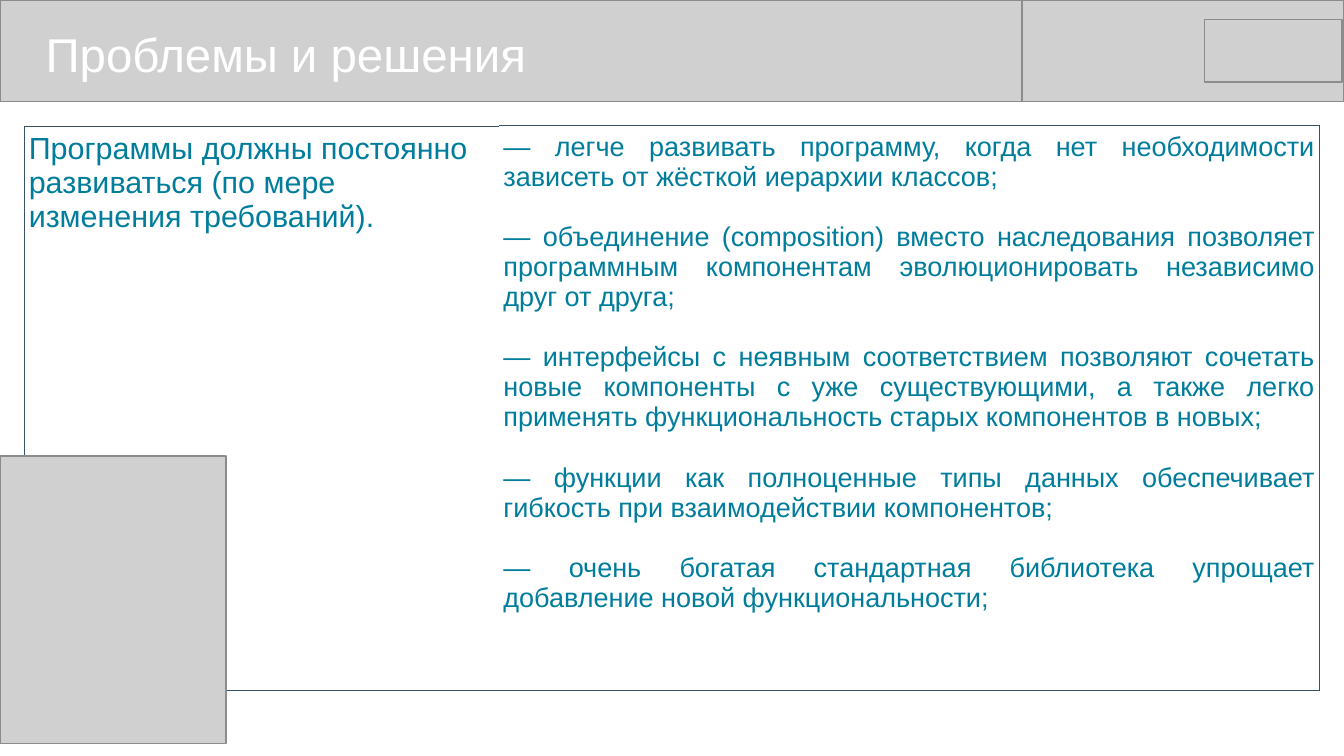
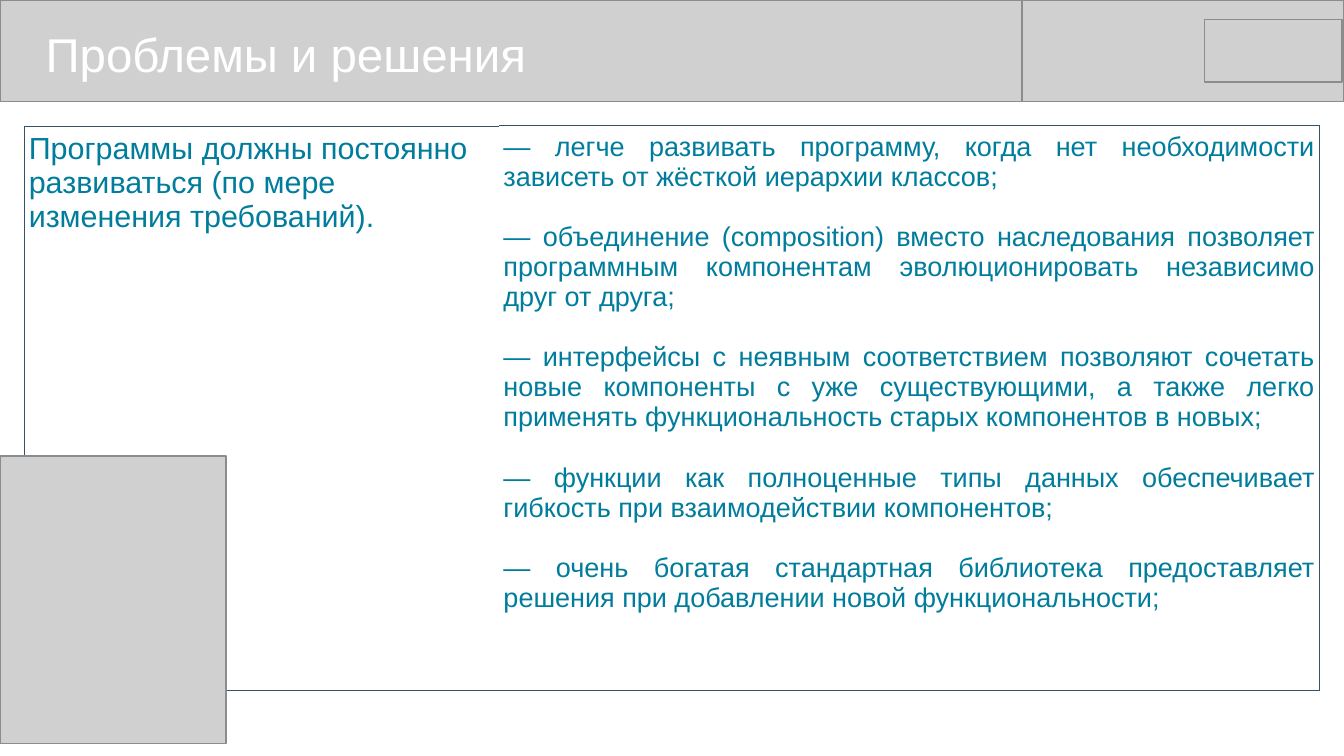
Before and after one commit to mike-shock/Go_language, a slide deck: slide 9 of view/Go_View.odp. Drawn at 1344x756 pixels with LibreOffice and Linux fonts; fonts in the diff are those of the drawing; grey boxes stand for pictures. Boxes give left, top, right and bottom in pixels: in the first picture for what was removed or moved away, otherwise in the second. Text is boxed around its words. In the diff, an @@ line names an element or a change of style, - is before the commit and + after.

```diff
--- a/view/Go_View.odp
+++ b/view/Go_View.odp
@@ table at <box>24,126,1321,648</box> @@
-row 1, column 2: — легче развивать программу, когда нет необходимости зависеть от жёсткой иерархии классов; / — объединение (composition) вместо наследования позволяет программным компонентам эволюционировать независимо друг от друга; / — интерфейсы с неявным соответствием позволяют сочетать новые компоненты с уже существующими, а также легко применять функциональность старых компонентов в новых; / — функции как полноценные типы данных обеспечивает гибкость при взаимодействии компонентов; / — очень богатая стандартная библиотека упрощает добавление новой функциональности;
+row 1, column 2: — легче развивать программу, когда нет необходимости зависеть от жёсткой иерархии классов; / — объединение (composition) вместо наследования позволяет программным компонентам эволюционировать независимо друг от друга; / — интерфейсы с неявным соответствием позволяют сочетать новые компоненты с уже существующими, а также легко применять функциональность старых компонентов в новых; / — функции как полноценные типы данных обеспечивает гибкость при взаимодействии компонентов; / — очень богатая стандартная библиотека предоставляет решения при добавлении новой функциональности;
```
Also in this commit, not shown: 1 other slide changed.
